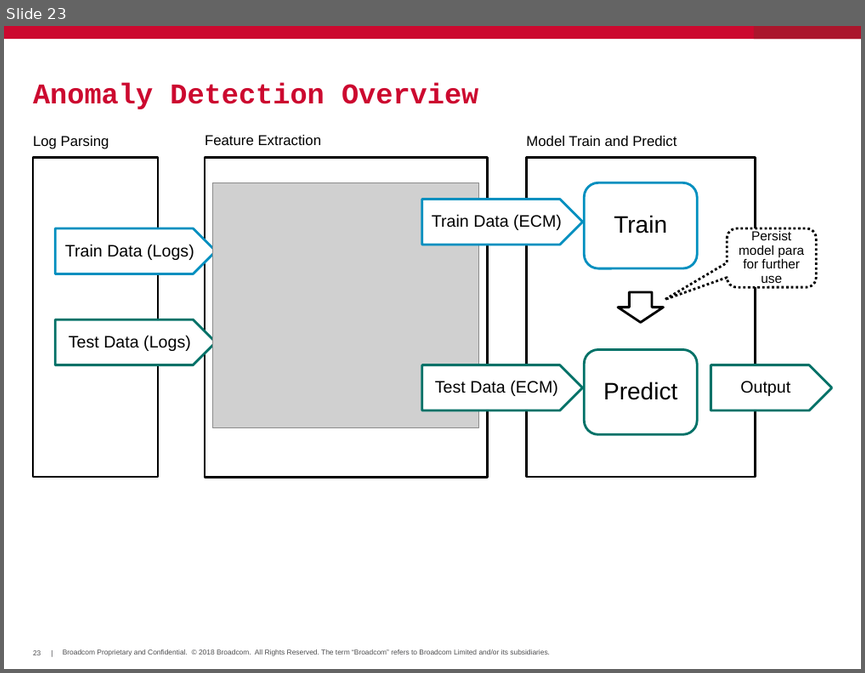
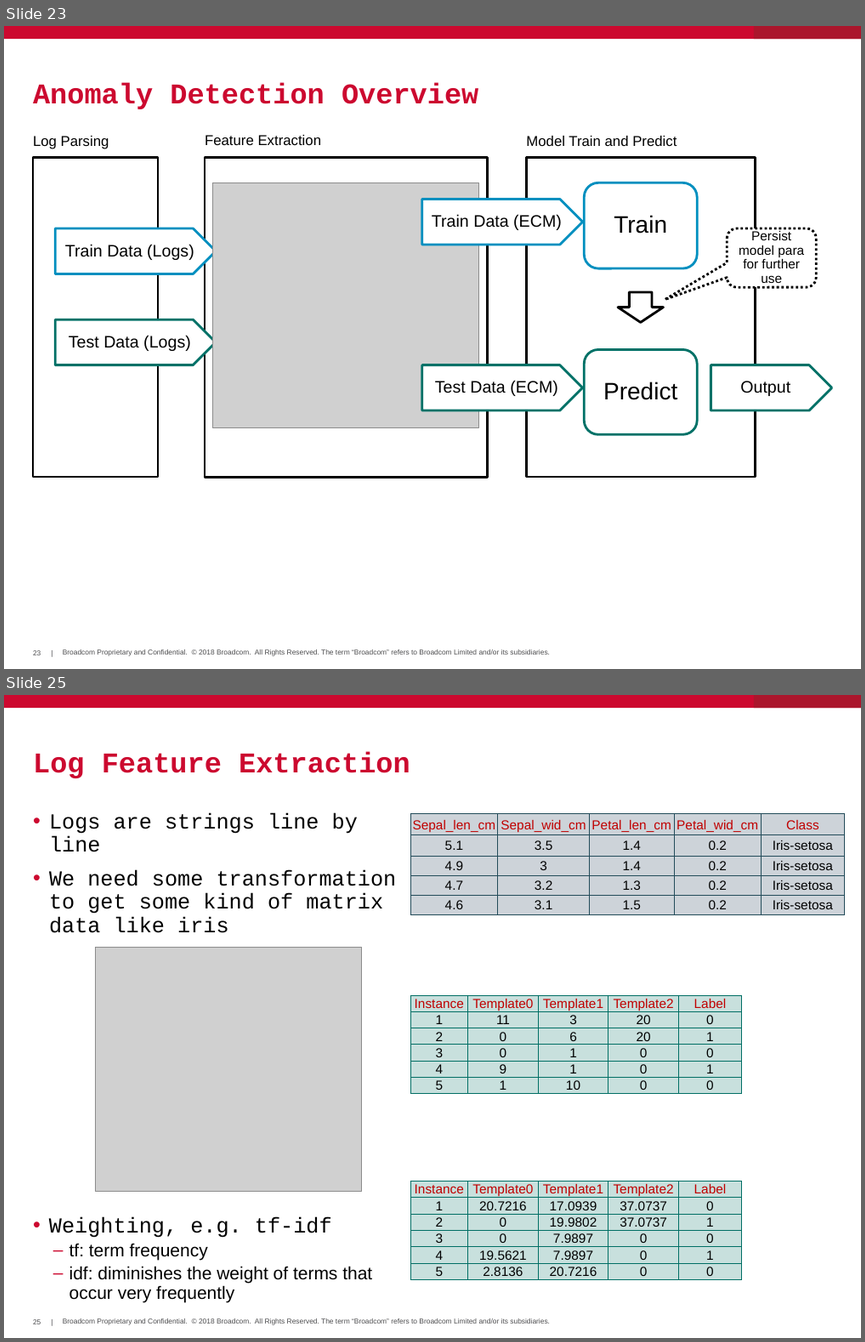
Before and after one commit to hayhan/loganalyzer, a slide deck: papers/LogAnalyzerIntro.pptx. Shown one above the other, each under a label of ours: slide 23 before the commit, slides 23 and 25 after it; the slides between them are not shown. The pictures are 865x673 and 865x1342 pixels, drawn with LibreOffice and Linux fonts; fonts in the diff are those of the drawing; grey boxes stand for pictures; background and template pictures are left out. Boxes give left, top, right and bottom in pixels: in the first picture for what was removed or moved away, otherwise in the second. Text is boxed around its words. In the diff, an @@ line names an element or a change of style, - is before the commit and + after.

```diff
--- a/papers/LogAnalyzerIntro.pptx
+++ b/papers/LogAnalyzerIntro.pptx
@@ slide 25 added at (4,695,861,1338), background #FFFFFF; not listed: 5 template elements that a slide beside it also shows @@
@@ title added at (33,751,410,778), 24 pt, text #CC092F, bold @@
+Log Feature Extraction
@@ text added at (49,813,397,933), 18 pt, text #000000 @@
+• Logs are strings line by line
+• We need some transformation to get some kind of matrix data like iris
@@ table added at (410,814,844,915), 5 rows, 5 columns @@
+Sepal_len_cm | Sepal_wid_cm | Petal_len_cm | Petal_wid_cm | Class
+5.1 | 3.5 | 1.4 | 0.2 | Iris-setosa
+4.9 | 3 | 1.4 | 0.2 | Iris-setosa
+4.7 | 3.2 | 1.3 | 0.2 | Iris-setosa
+4.6 | 3.1 | 1.5 | 0.2 | Iris-setosa
@@ picture added at (96,947,361,1191) @@
@@ table added at (410,995,742,1094), 6 rows, 5 columns @@
+Instance | Template0 | Template1 | Template2 | Label
+1 | 11 | 3 | 20 | 0
+2 | 0 | 6 | 20 | 1
+3 | 0 | 1 | 0 | 0
+4 | 9 | 1 | 0 | 1
+5 | 1 | 10 | 0 | 0
@@ table added at (410,1181,742,1279), 6 rows, 5 columns @@
+Instance | Template0 | Template1 | Template2 | Label
+1 | 20.7216 | 17.0939 | 37.0737 | 0
+2 | 0 | 19.9802 | 37.0737 | 1
+3 | 0 | 7.9897 | 0 | 0
+4 | 19.5621 | 7.9897 | 0 | 1
+5 | 2.8136 | 20.7216 | 0 | 0
@@ text added at (49,1217,372,1302), 15 pt, text #000000 @@
+• Weighting, e.g. tf-idf
+  – tf: term frequency
+  – idf: diminishes the weight of terms that occur very frequently
```
Also in this commit, not shown: 2 slides changed, 8 other slides added, 14 slides removed.
